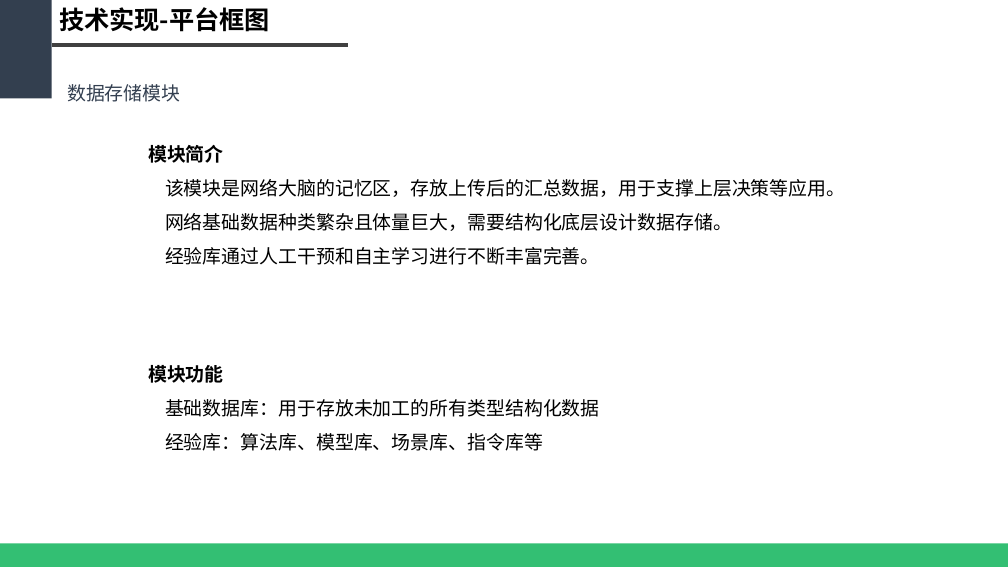
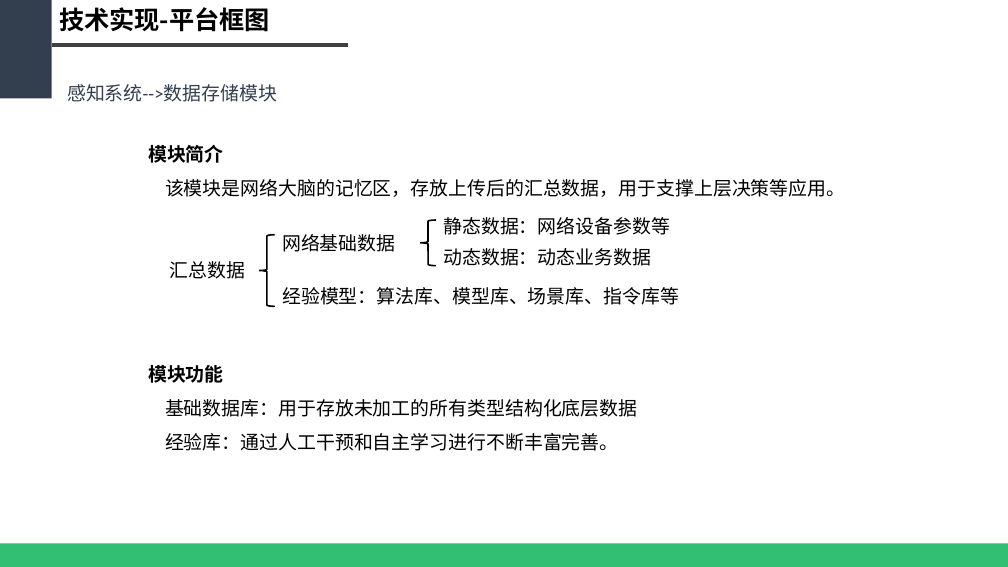
Before and after one commit to WeakX/ZHCM, a slide deck: slide 21 of PPT/(2018.01.16)基于大数据的智慧网络运维平台.pptx (slide 20 before the commit). Drawn at 1008x567 pixels with LibreOffice and Linux fonts; fonts in the diff are those of the drawing. Boxes give left, top, right and bottom in pixels: in the first picture for what was removed or moved away, otherwise in the second. Text is boxed around its words. In the diff, an @@ line names an element or a change of style, - is before the commit and + after.

```diff
--- a/PPT/(2018.01.16)基于大数据的智慧网络运维平台.pptx
+++ b/PPT/(2018.01.16)基于大数据的智慧网络运维平台.pptx
@@ text at <box>67,84,277,102</box>: text changed @@
-数据存储模块
+感知系统-->数据存储模块
@@ text at <box>165,213,732,265</box>: paragraphs removed @@
-网络基础数据种类繁杂且体量巨大，需要结构化底层设计数据存储。
-经验库通过人工干预和自主学习进行不断丰富完善。
@@ group added at <box>170,217,679,306</box>: 5 texts, 2 left braces @@
+网络基础数据
+经验模型：算法库、模型库、场景库、指令库等
+静态数据：网络设备参数等
+动态数据：动态业务数据
+汇总数据
@@ text at <box>165,399,637,451</box>: text changed @@
-基础数据库：用于存放未加工的所有类型结构化数据
-经验库：算法库、模型库、场景库、指令库等
+基础数据库：用于存放未加工的所有类型结构化底层数据
+经验库：通过人工干预和自主学习进行不断丰富完善。
```
Also in this commit, not shown: 12 other slides changed, 1 slide added, 4 other files.
